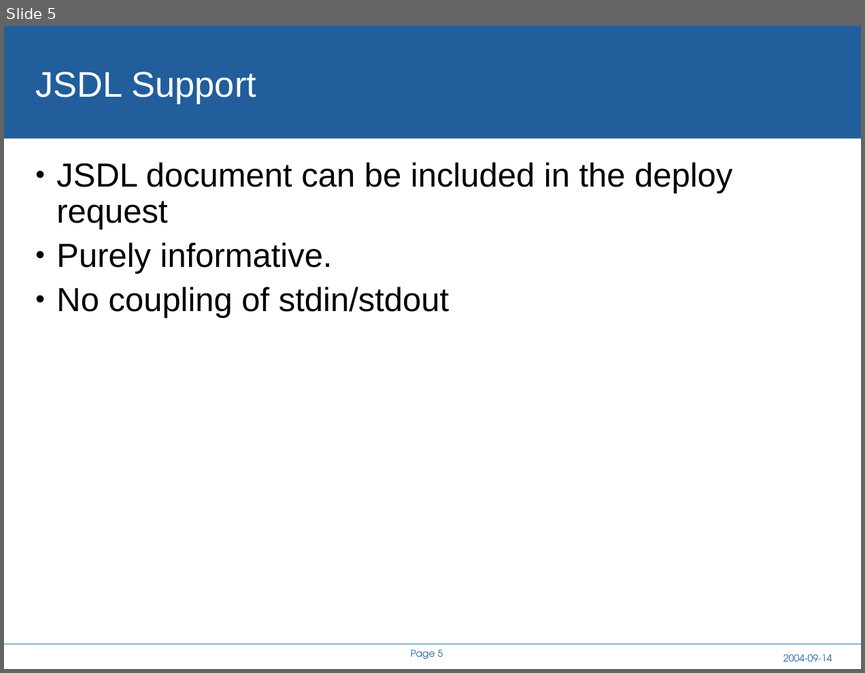
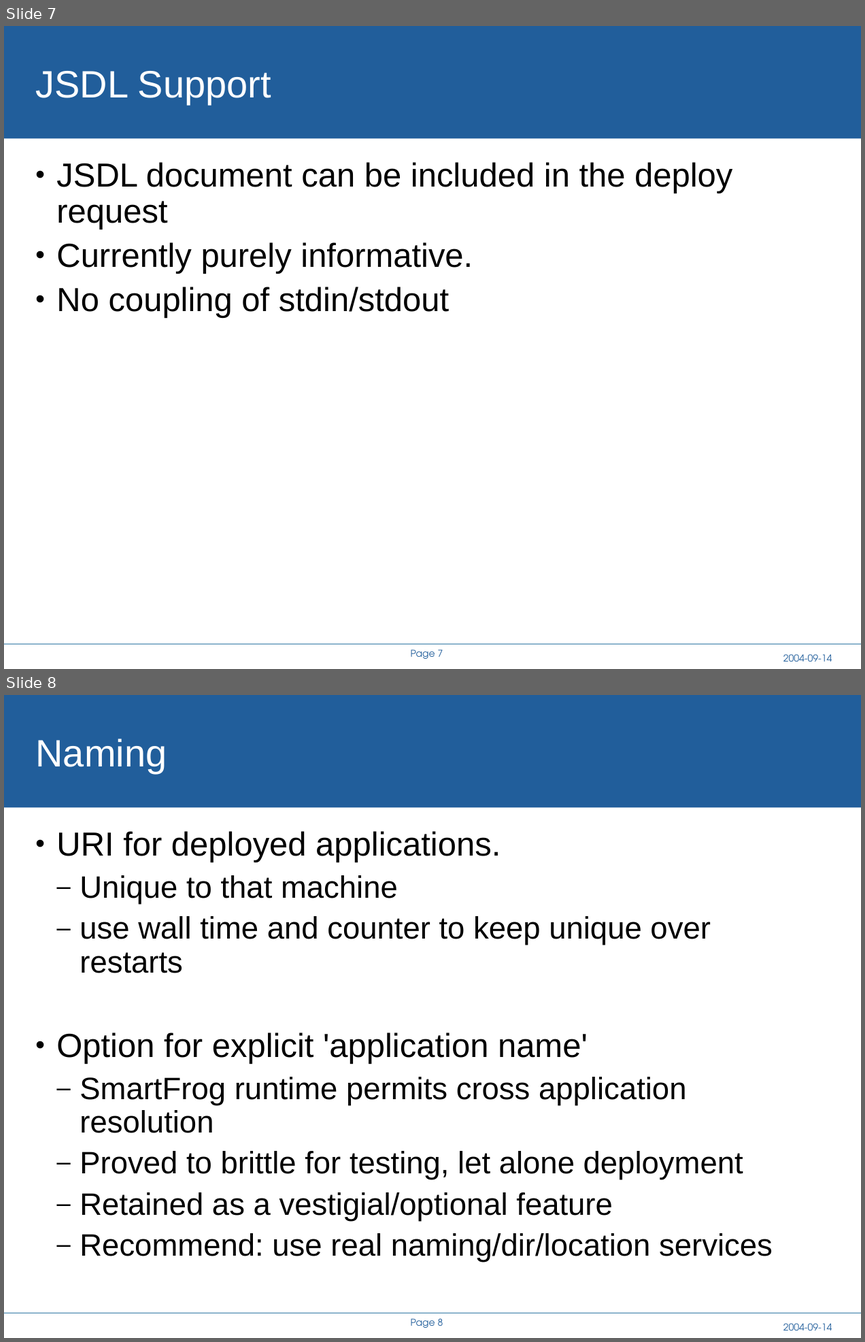
Before and after one commit to rhusar/smartfrog, a slide deck: core/components/cddlm/doc/A Service API for deployment.ppt. Shown one above the other, each under a label of ours: slide 5 before the commit, slides 7 and 8 after it. The pictures are 865x673 and 865x1342 pixels, drawn with LibreOffice and Linux fonts; fonts in the diff are those of the drawing; background and template pictures are left out. Boxes give left, top, right and bottom in pixels: in the first picture for what was removed or moved away, otherwise in the second. Text is boxed around its words. In the diff, an @@ line names an element or a change of style, - is before the commit and + after.

```diff
--- a/core/components/cddlm/doc/A Service API for deployment.ppt
+++ b/core/components/cddlm/doc/A Service API for deployment.ppt
@@ slide 8 added at (x1=4, y1=695, x2=861, y2=1338), background #FFFFFF; not listed: 4 template elements that a slide beside it also shows @@
@@ title added at (x1=36, y1=739, x2=167, y2=774), 32 pt, text #FFFFFF @@
+Naming
@@ text added at (x1=56, y1=831, x2=772, y2=1262), 26 pt, text #000000 @@
+• URI for deployed applications.
+  – Unique to that machine
+  – use wall time and counter to keep unique over restarts
+• Option for explicit 'application name'
+  – SmartFrog runtime permits cross application resolution
+  – Proved to brittle for testing, let alone deployment
+  – Retained as a vestigial/optional feature
+  – Recommend: use real naming/dir/location services
@@ what was slide 5 is now slide 7 @@
@@ slide 7 changed as well @@
@@ title "JSDL Support" at (x1=36, y1=71, x2=271, y2=105): size 30 to 32 pt @@
@@ text at (x1=56, y1=242, x2=473, y2=274): text changed @@
-• Purely informative.
+• Currently purely informative.
@@ page number at (x1=411, y1=649, x2=443, y2=658): text changed @@
-Page 5
+Page 7
```
Also in this commit, not shown: 9 other slides changed, 7 other slides added, 19 other files.
